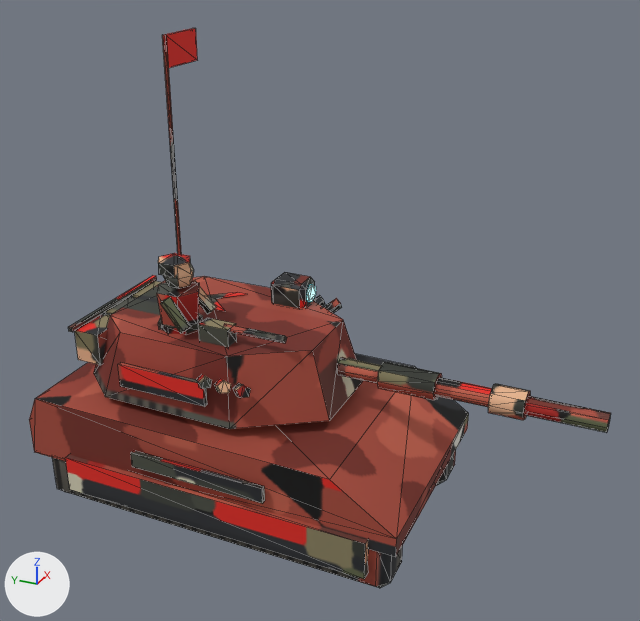
Renders of the glTF model game/assets/models/assault_dl7_red.glb from each side of a commit.
One viewpoint serves both versions: a 50 mm lens placed at (-0.892, -0.494, 0.726), pointed at (-0.004, -0.095, 0.282). The axes (+X, +Y, +Z) are drawn at lower left. The lights are the same throughout. The picture after the commit comes second. Mesh edges are drawn as thin lines. Vertices at exactly the same position are counted once.

Before the edit, the objects in view are built like this:
```python
me_cube = bpy.data.meshes.new('Cube')
me_cube.from_pydata(...)  # 440 vertices, 728 faces; spans x -0.155..0.155, y -0.44..0.255, z 0.005..0.58
# faces by material slot: [708, 20]
me_cube.materials.append(mat_baked)  # picture img_bake
me_cube.materials.append(mat_glow_optic)  # cyan #7cf0ff, glowing cyan #7cf0ff
ob_assault_dl7_red = bpy.data.objects.new('assault_dl7_red', me_cube)
ob_assault_dl7_red.location = (0.0, 0.0, 0.0)
```
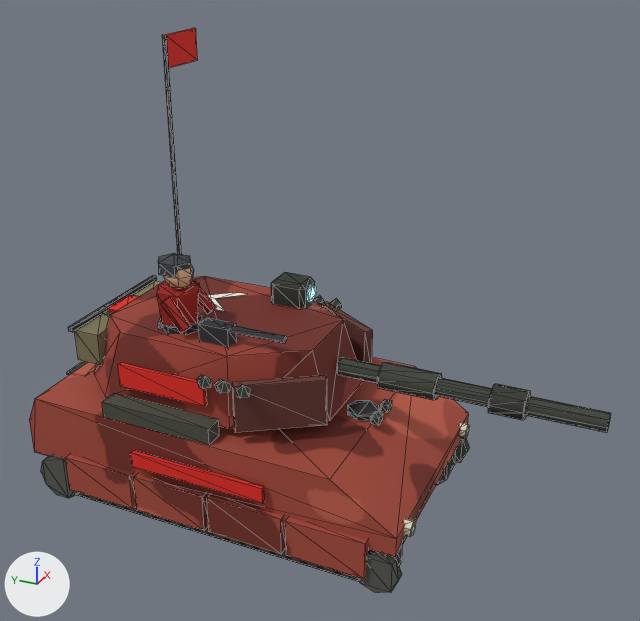
What differs and where, as boxes (x1, y1, x2, y2) in the pictures (640 x 621 px):
'assault_dl7_red', reshaped
    before: (29, 28, 611, 588)
    after: (29, 28, 611, 593)
part 1 of me_cube, added (red)
    after: (207, 495, 285, 554)
part 2 of me_cube, added (red)
    after: (133, 474, 208, 530)
part 3 of me_cube, added
    after: (41, 455, 80, 498)
part 4 of me_cube, added
    after: (358, 552, 402, 593)
part 5 of me_cube, added
    after: (455, 437, 470, 463)
part 6 of me_cube, added
    after: (107, 295, 138, 313)
part 7 of me_cube, added
    after: (348, 400, 379, 421)
part 8 of me_cube, added
    after: (371, 411, 383, 426)
part 9 of me_cube, added
    after: (380, 399, 392, 413)
part 10 of me_cube, added
    after: (102, 393, 219, 445)
part 11 of me_cube, added
    after: (403, 518, 416, 537)
part 12 of me_cube, added
    after: (459, 422, 469, 437)
part 13 of me_cube, added
    after: (67, 361, 88, 375)
part 14 of me_cube, built on
    before: (65, 455, 367, 579)
    after: (65, 302, 373, 579)
part 15 of me_cube, surface changed
    both: (34, 34, 611, 582)

Edits to the bpy script that builds the scene:
```text
Change me_cube:
    used by ob_assault_dl7_red; location = (0.0, 0.0, 0.0)
    remove me_cube.from_pydata(...)  # 440 vertices, 728 faces; spans x -0.155..0.155, y -0.44..0.255, z 0.005..0.58
    add me_cube.from_pydata(...)  # 664 vertices, 1092 faces; spans x -0.155..0.155, y -0.44..0.255, z 0.005..0.58
    me_cube part 1: a new loose piece, a box spanning x -0.153..-0.141, y -0.112..-0.013, z 0.033..0.082, in mat_baked (picture img_bake)
    me_cube part 2: a new loose piece, a box spanning x -0.153..-0.141, y -0.007..0.092, z 0.033..0.082, in mat_baked (picture img_bake)
    me_cube part 3: a new loose piece, a 10-sided cylinder along x spanning x -0.148..-0.134, y 0.182..0.246, z 0.014..0.074, in mat_baked (picture img_bake)
    me_cube part 4: a new loose piece, an 8-sided cylinder along x spanning x -0.147..-0.135, y -0.255..-0.201, z 0.013..0.067, in mat_baked (picture img_bake)
    me_cube part 5: a new loose piece, an 8-sided cylinder along x spanning x 0.135..0.147, y -0.255..-0.201, z 0.013..0.067, in mat_baked (picture img_bake)
    me_cube part 6: a new loose piece, a box spanning x -0.025..0.025, y 0.177..0.207, z 0.233..0.237, in mat_baked (picture img_bake)
    me_cube part 7: a new loose piece, an 8-sided cylinder along z spanning x -0.021..0.021, y -0.173..-0.131, z 0.152..0.158, in mat_baked (picture img_bake)
    me_cube part 8: a new loose piece, a box spanning x -0.023..-0.009, y -0.181..-0.171, z 0.153..0.163, in mat_baked (picture img_bake)
    me_cube part 9: a new loose piece, a box spanning x 0.009..0.023, y -0.181..-0.171, z 0.153..0.163, in mat_baked (picture img_bake)
    me_cube part 10: a new loose piece, a box spanning x -0.143..-0.119, y -0.015..0.135, z 0.152..0.174, in mat_baked (picture img_bake)
    me_cube part 11: a new loose piece, a 6-sided cylinder along y spanning x -0.121..-0.103, y -0.258..-0.246, z 0.078..0.098, in mat_baked (picture img_bake)
    me_cube part 12: a new loose piece, a 6-sided cylinder along y spanning x 0.103..0.121, y -0.258..-0.246, z 0.078..0.098, in mat_baked (picture img_bake)
    me_cube part 13: a new loose piece, a box spanning x -0.07..0.07, y 0.22..0.25, z 0.15..0.154, in mat_baked (picture img_bake)
    me_cube part 14
    16 faces are deleted
    8 vertices are added at x -0.131..0.131, y -0.135..-0.037, z 0.17
    8 new vertices lie (0.0, 0.098, 0.0) away from vertices in x -0.153..0.153, y -0.216, z 0.033..0.082
    8 new vertices lie (0.0, -0.098, 0.0) away from vertices in x -0.153..0.153, y 0.196, z 0.033..0.082
    8 new vertices lie (0.0, 0.0, 0.06) away from vertices in x -0.131..0.131, y -0.135..-0.037, z 0.17
    64 new faces join them, mat_baked (picture img_bake)
    me_cube part 15: 710 kept faces spanning x -0.155..0.155, y -0.44..0.255, z 0.005..0.58 get new texture (UV) coordinates
    other edits to the shape of me_cube do not show in these pictures
```
